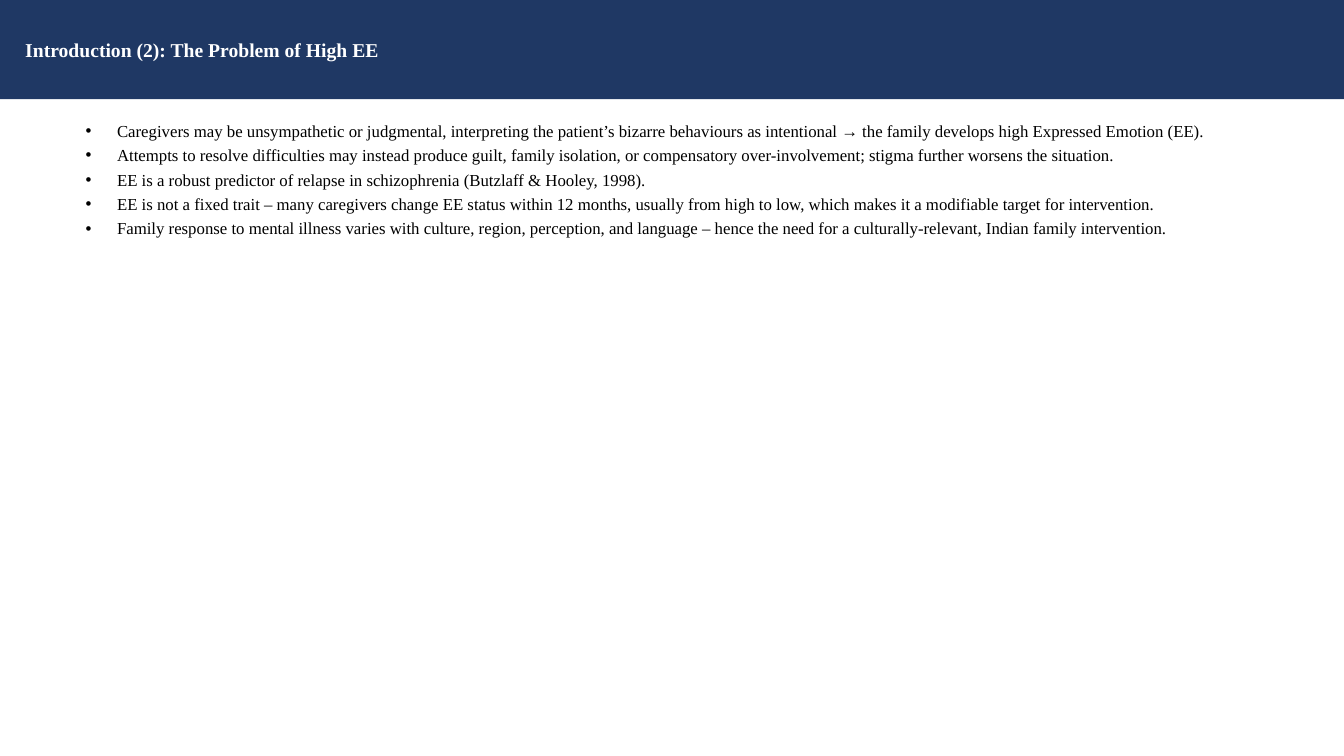
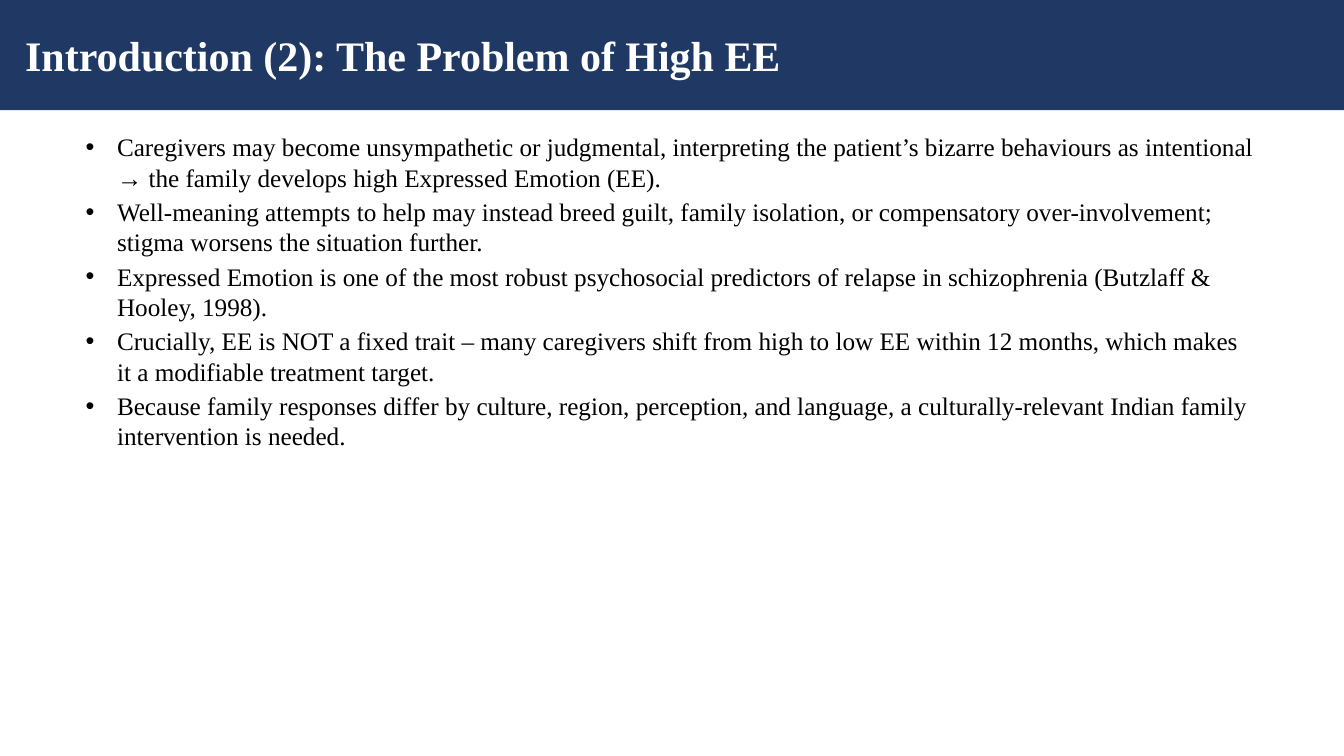
Before and after one commit to tejasdangodra786-byte/Dango-kiro, a slide deck: slide 4 of Family_Intervention_EE_Schizophrenia_JournalClub.pptx. Drawn at 1344x756 pixels with LibreOffice and Linux fonts; fonts in the diff are those of the drawing. Boxes give left, top, right and bottom in pixels: in the first picture for what was removed or moved away, otherwise in the second. Text is boxed around its words. In the diff, an @@ line names an element or a change of style, - is before the commit and + after.

Commit message:
Enhance presentation: larger fonts (18/30/40pt), detailed control vs experimental group slides, richer content

```diff
--- a/Family_Intervention_EE_Schizophrenia_JournalClub.pptx
+++ b/Family_Intervention_EE_Schizophrenia_JournalClub.pptx
@@ rectangle "Introduction (2): The Problem of ...": place and size @@
-rectangle "Introduction (2): The Problem of ..." at [0,0,1344,99]
+rectangle "Introduction (2): The Problem of ..." at [0,0,1344,110]
@@ rectangle "Introduction (2): The Problem of ..." at [0,0,1344,110]: size 14 to 30 pt @@
@@ text at [117,138,1253,446]: text changed; size 12 to 18 pt @@
-• Caregivers may be unsympathetic or judgmental, interpreting the patient’s bizarre behaviours as intentional → the family develops high Expressed Emotion (EE).
-• Attempts to resolve difficulties may instead produce guilt, family isolation, or compensatory over-involvement; stigma further worsens the situation.
-• EE is a robust predictor of relapse in schizophrenia (Butzlaff & Hooley, 1998).
-• EE is not a fixed trait – many caregivers change EE status within 12 months, usually from high to low, which makes it a modifiable target for intervention.
-• Family response to mental illness varies with culture, region, perception, and language – hence the need for a culturally-relevant, Indian family intervention.
+• Caregivers may become unsympathetic or judgmental, interpreting the patient’s bizarre behaviours as intentional → the family develops high Expressed Emotion (EE).
+• Well-meaning attempts to help may instead breed guilt, family isolation, or compensatory over-involvement; stigma worsens the situation further.
+• Expressed Emotion is one of the most robust psychosocial predictors of relapse in schizophrenia (Butzlaff & Hooley, 1998).
+• Crucially, EE is NOT a fixed trait – many caregivers shift from high to low EE within 12 months, which makes it a modifiable treatment target.
+• Because family responses differ by culture, region, perception, and language, a culturally-relevant Indian family intervention is needed.
```
Also in this commit, not shown: 25 other slides changed, 2 slides added, 2 slides removed.
